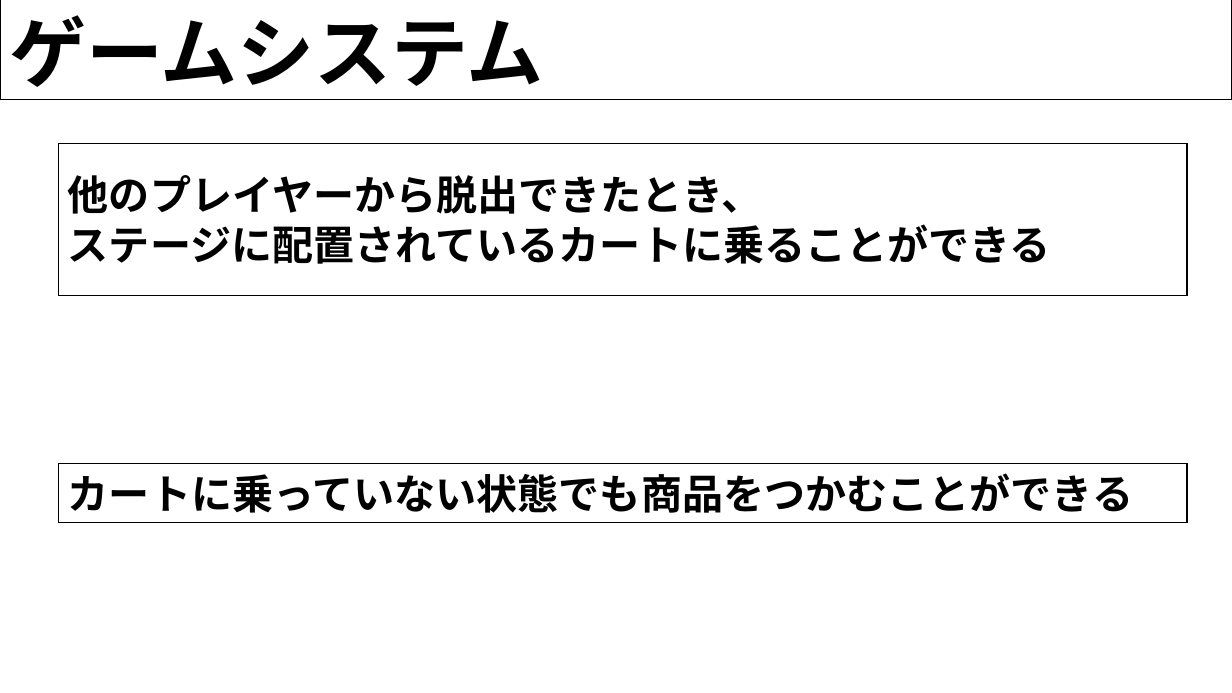
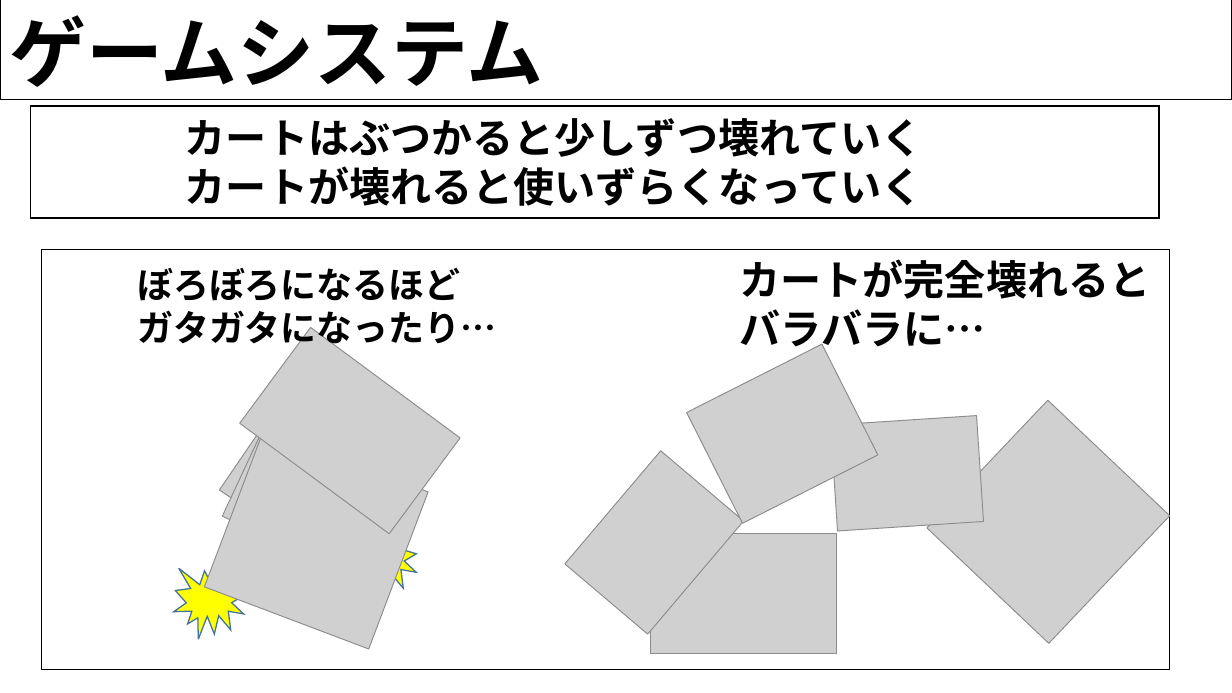
Before and after one commit to H29LatterPeriodTeam07/team07, a slide deck: slide 7 of 後期企画書/ショッピングカート.pptx. Drawn at 1232x693 pixels with LibreOffice and Linux fonts; fonts in the diff are those of the drawing; grey boxes stand for pictures; background and template pictures are left out. Boxes give left, top, right and bottom in pixels: in the first picture for what was removed or moved away, otherwise in the second. Text is boxed around its words. In the diff, an @@ line names an element or a change of style, - is before the commit and + after.

```diff
--- a/後期企画書/ショッピングカート.pptx
+++ b/後期企画書/ショッピングカート.pptx
@@ rectangle: place and size @@
-rectangle at [59, 143, 1188, 296]
+rectangle at [30, 106, 1159, 218]
@@ text added at [185, 118, 922, 206], 32 pt, text #000000, bold @@
+カートはぶつかると少しずつ壊れていく
+カートが壊れると使いずらくなっていく
@@ text removed at [68, 175, 1051, 264] @@
-他のプレイヤーから脱出できたとき、
-ステージに配置されているカートに乗ることができる
@@ rectangle: place and size @@
-rectangle at [59, 464, 1188, 523]
+rectangle at [42, 250, 1170, 669]
@@ text added at [137, 268, 496, 351], 28 pt, text #000000, bold @@
+ぼろぼろになるほど
+ガタガタになったり…
@@ text added at [740, 259, 1151, 355], 32 pt, text #000000, bold @@
+カートが完全壊れるとバラバラに…
@@ picture added at [240, 328, 460, 534] @@
@@ picture added at [686, 344, 877, 523] @@
@@ picture added at [219, 402, 400, 573] @@
@@ picture added at [222, 404, 399, 574] @@
@@ picture added at [831, 416, 984, 531] @@
@@ picture added at [927, 401, 1170, 644] @@
@@ picture added at [204, 430, 428, 649] @@
@@ text removed at [68, 473, 1133, 513] @@
-カートに乗っていない状態でも商品をつかむことができる
@@ picture added at [565, 451, 745, 635] @@
@@ irregular seal added at [344, 518, 421, 601], fill #FFFF00, outline #43739E 1 pt @@
@@ picture added at [651, 534, 836, 653] @@
@@ irregular seal added at [171, 561, 248, 644], fill #FFFF00, outline #43739E 1 pt @@
```
Also in this commit, not shown: 6 other slides changed, 8 slides added, 3 slides removed.
